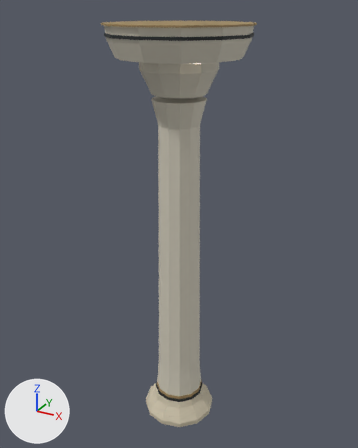
Before and after pictures for a commit that changed the Blender file BlenderCatalogue/assets/structural_hospitality/source/AST-STR-001-H826.blend.
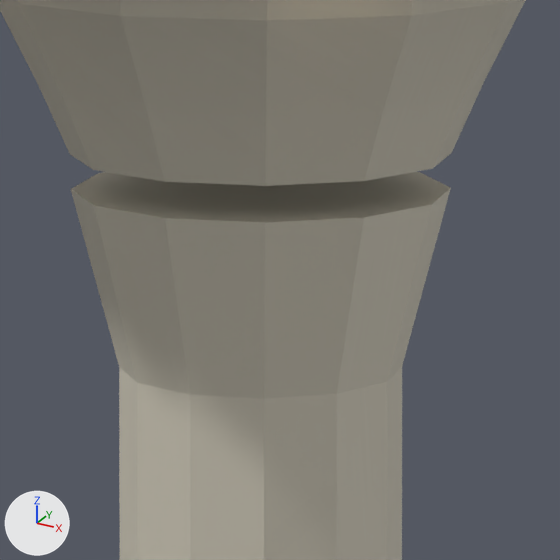
Old and new are each drawn whole from a 50 mm camera at (4.35, -7.92, 8.52) aimed at (-0.08, 0.14, 4.49) and again close up on the part from 39% to 62% of the width and 16% to 34% of the height. Lighting does not change. The marker at lower left points along +X, +Y and +Z. The older version's two pictures come first.

In view in the first close-up: 'STR_Capital', 'STR_TaperedShaft'.
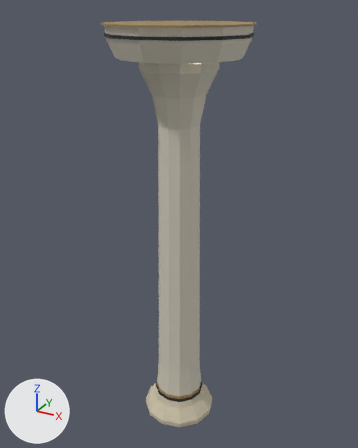
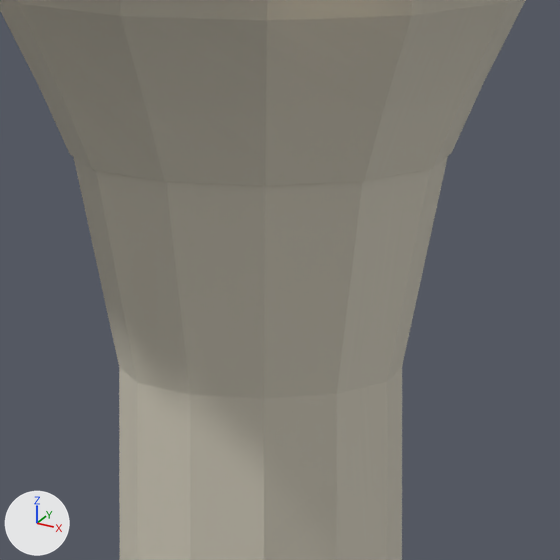
Where the change shows, as pixel boxes (x1, y1, x2, y2) in the close-ups (560 x 560 px; the box of a moved part takes in the faces that stretch with it):
'STR_TaperedShaft', reshaped: before (71, 172, 451, 560); after (74, 156, 448, 560)
part 1 of me_str_taperedshaft, moved or reshaped: before (71, 172, 451, 399); after (74, 156, 448, 399)

The edits, one by one:
me_str_taperedshaft is used by ob_str_taperedshaft; location (0.0, 0.0, 0.0).
me_str_taperedshaft had 48 vertices, 38 faces and spanned x -0.51..0.51, y -0.51..0.51, z 0.54..7.0.
me_str_taperedshaft now has 48 vertices, 38 faces and spans x -0.51..0.51, y -0.51..0.51, z 0.54..7.13.
me_str_taperedshaft part 1: all 12 vertices in x -0.5..0.5, y -0.5..0.5, z 7.0 are moved by (0.0, 0.0, 0.13).
